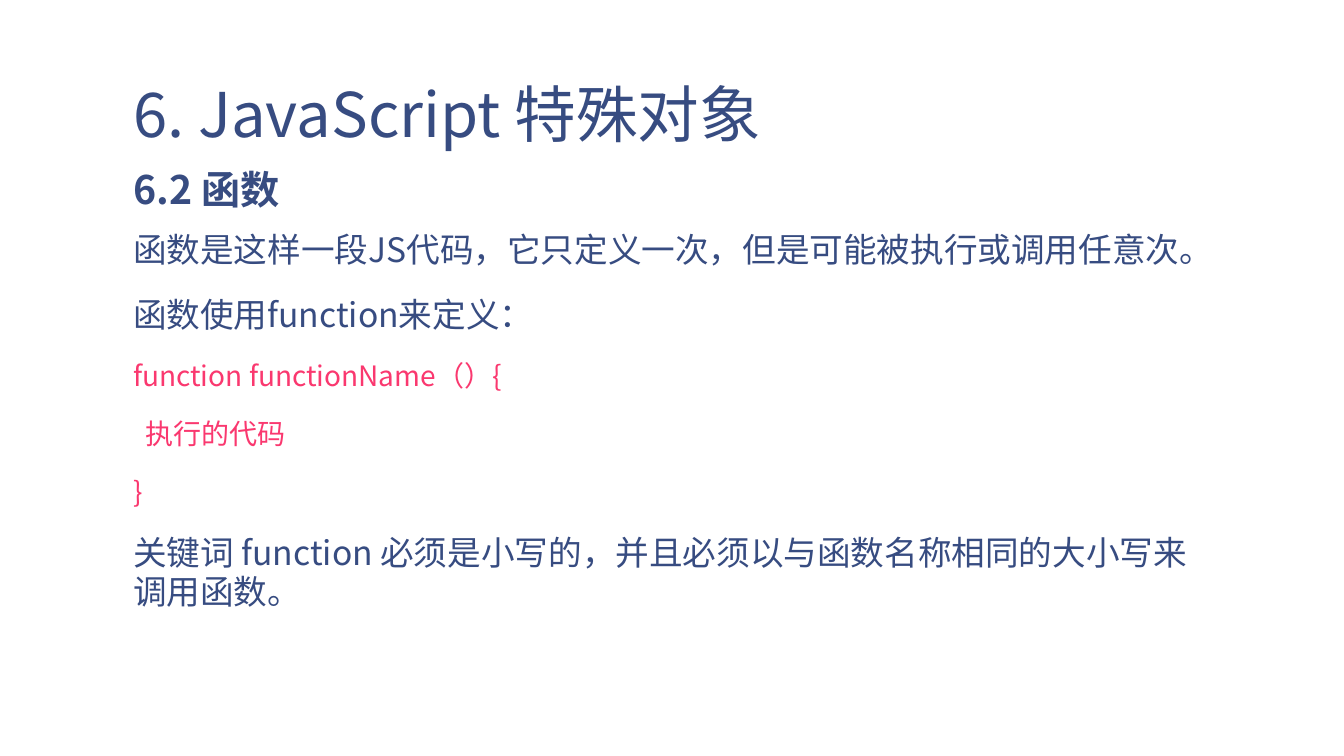
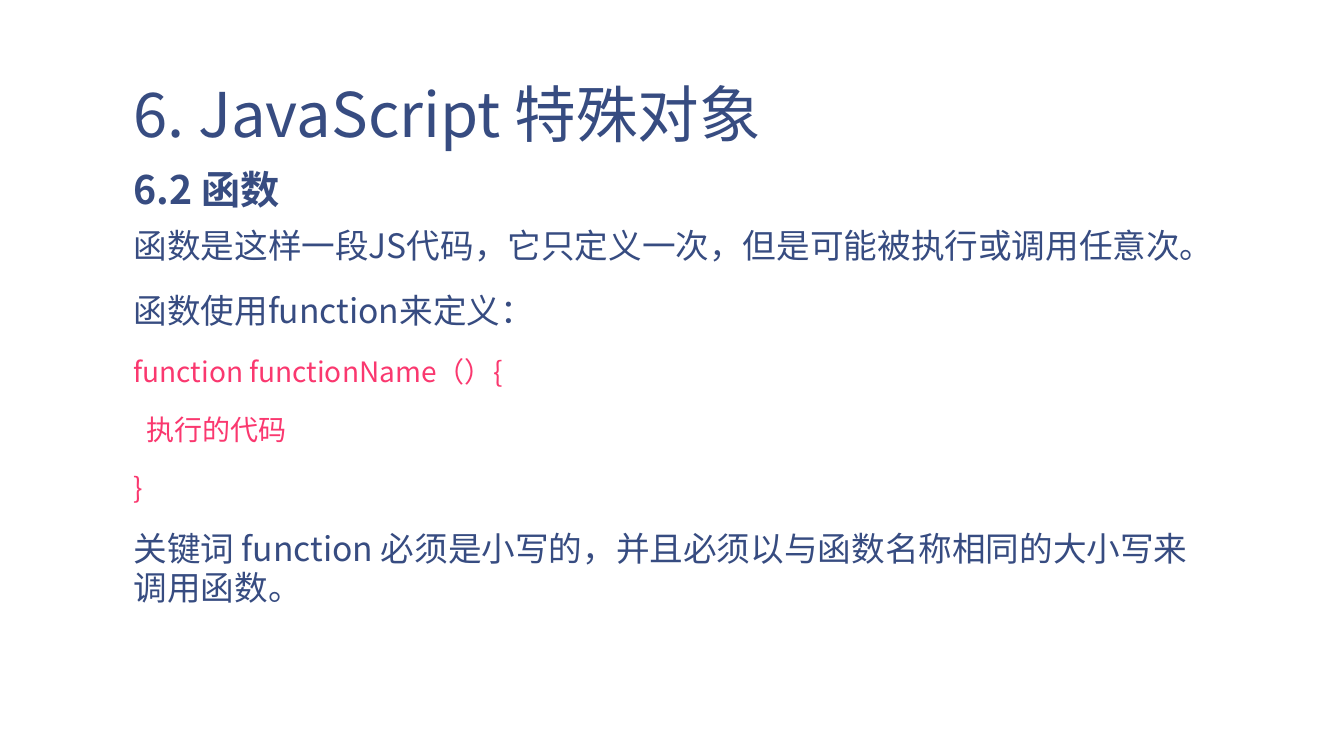
Before and after one commit to eventao/courseware, a slide deck: slide 24 of ppt/js/JavaScript初级教程.pptx (slide 22 before the commit). Drawn at 1344x756 pixels with LibreOffice and Linux fonts; fonts in the diff are those of the drawing; background and template pictures are left out. Boxes give left, top, right and bottom in pixels: in the first picture for what was removed or moved away, otherwise in the second. Text is boxed around its words. In the diff, an @@ line names an element or a change of style, - is before the commit and + after.

```diff
--- a/ppt/js/JavaScript初级教程.pptx
+++ b/ppt/js/JavaScript初级教程.pptx
@@ text "函数是这样一段JS代码，它只定义一次，但是可能被执行或调用任意次。": place and size @@
-text "函数是这样一段JS代码，它只定义一次，但是可能被执行或调用任意次。" at (133, 233, 1213, 607)
+text "函数是这样一段JS代码，它只定义一次，但是可能被执行或调用任意次。" at (134, 229, 1214, 603)
```
Also in this commit, not shown: 4 other slides changed, 2 slides added.
